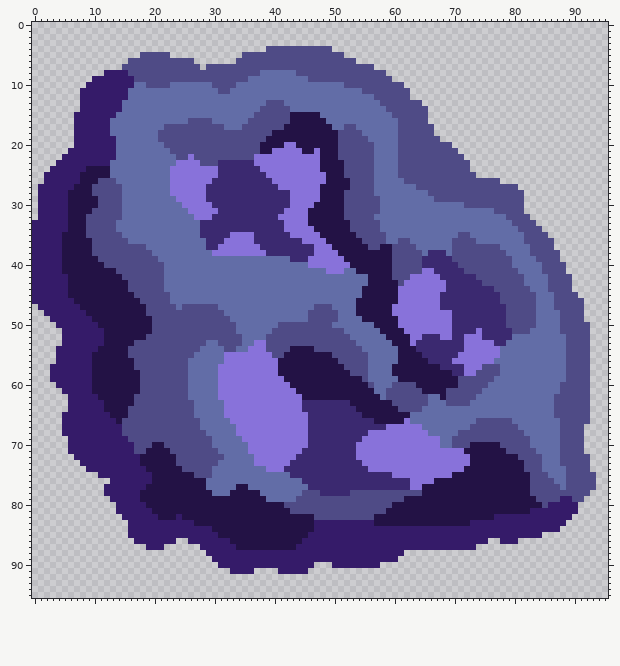
A sprite sheet gets an edit: sprites/blocks/environment/storm/heated-growth.png. Above, as it was before the edit.
The file is 96x96 pixels.
And afterwards:
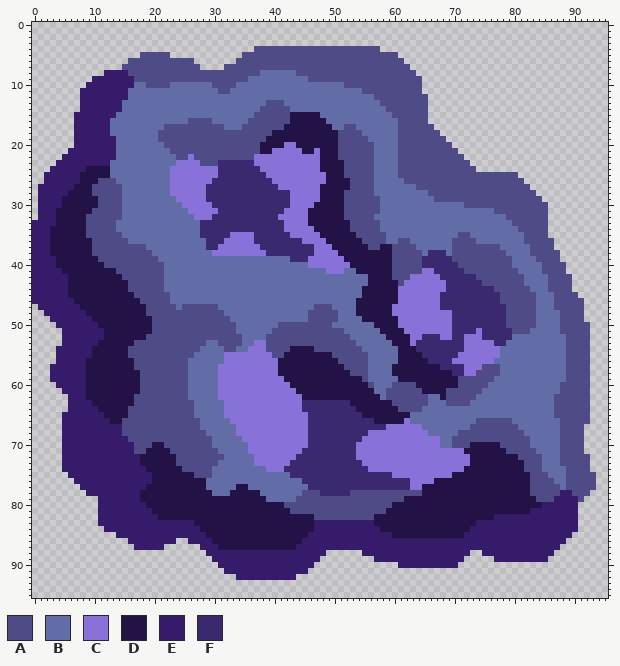
Palette (. is transparent): A #4f4b86  B #626da7  C #8872da  D #231245  E #351b69  F #3b2970
Diff:
The author put colour A in row 4 at x 37 to 38 and 50 to 57; in row 5 at x 52 to 60; in row 6 at x 54 to 61; in row 7 at x 57 to 62; in row 8 at x 59 to 63; in row 9 at x 60 to 64.
The author put colour A in row 10 at x 62 to 64; in row 11 at x 63 to 64; in row 12 at x 63 to 65; in row 13 at x 65; in row 18 at x 67; in row 19 at x 68.
The author put colour A in row 24 at x 73; in row 25 at x 74 to 80; in row 26 at x 78 to 81; in row 27 at x 81 to 82; in row 28 at x 82 to 83; in row 29 at x 82 to 84.
The author put colour A in rows 30 to 31 at x 82 to 85; in row 32 at x 83 to 85; in row 33 at x 84 to 85; in row 34 at x 85.
Colour E becomes colour D in rows 29 to 30 at x 5; in rows 31 to 33 at x 4 to 5; in row 34 at x 3 to 5; in rows 35 to 38 at x 3 to 4; in rows 39 to 40 at x 4; in row 53 at x 11.
Colour E becomes colour D in row 54 at x 10; in rows 56 to 61 at x 9; in row 62 at x 9 to 10; in row 63 at x 10 to 11; in row 64 at x 11; in row 65 at x 12.
Colour E becomes colour D in row 66 at x 13; in row 82 at x 24; in row 83 at x 73; in row 84 at x 28 to 29 and 58 to 72; in row 85 at x 29 to 30 and 60 to 71; in row 86 at x 30 to 32.
Colour E becomes colour D in row 87 at x 31 to 33.
The author put colour E in rows 69 to 71 at x 5; in row 72 at x 5 to 6; in row 73 at x 5 to 7; in row 74 at x 5 to 8; in row 75 at x 6 to 10; in row 76 at x 7 to 12.
The author put colour E in row 77 at x 8 to 11; in row 78 at x 9 to 11; in row 79 at x 11 to 12; in rows 80 to 81 at x 11 to 13; in row 82 at x 11 to 14 and 90; in row 83 at x 11 to 15 and 89 to 90.
The author put colour E in row 84 at x 12 to 15 and 88 to 90; in row 85 at x 14 to 15 and 85 to 89; in row 86 at x 16, 76 to 77 and 81 to 88; in row 87 at x 17 to 18 and 74 to 87; in row 88 at x 62 to 72 and 75 to 86; in row 89 at x 61 to 71 and 77 to 85.
The author put colour E in row 90 at x 61 to 70; in row 91 at x 32 and 37 to 40; in row 92 at x 34 to 43.
Colour A becomes colour E in row 78 at x 88 to 89; in row 79 at x 87 and 90; in row 80 at x 85.
Colour A is removed in row 7 at x 29 to 31.
Colour E is removed in row 88 at x 49 to 54; in row 89 at x 48 to 56; in row 90 at x 50 to 57.
